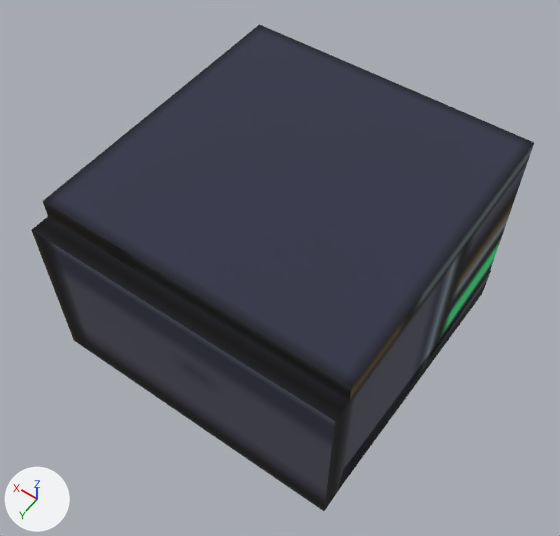
Two versions of the OBJ model src/generated/resources/assets/kuayue/models/block/carriage/freight/nx70/freight_nx70_floor_low.obj, one commit apart.
One viewpoint serves both versions: a 50 mm camera at (-0.377, 0.807, 2.566) aimed at (0.508, -0.431, 0.619). Arrows for +X, +Y and +Z are at lower left; the lights stay in place. Where no turn or scale is listed for an object, it has been applied to the vertices. Vertices at the same position are counted once.
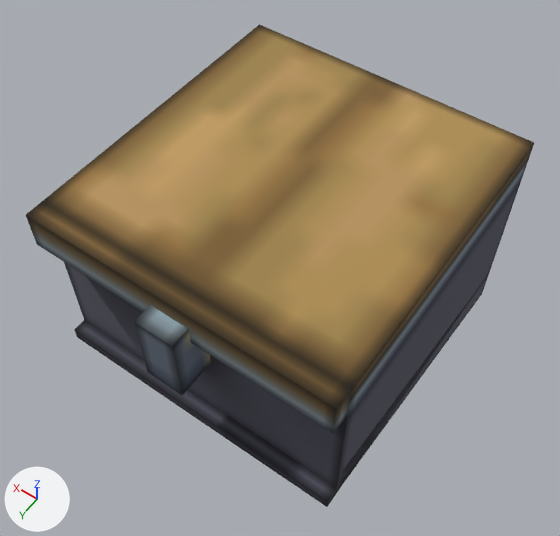
Pixel boxes [x1, y1, x2, y2] of what changed, in the pictures (560 x 536 px; the box of a moved part takes in the faces that stretch with it):
'cube', reshaped: before [31, 24, 534, 511]; after [26, 24, 534, 507]
part 1 of me_cube, added (brown): after [26, 201, 351, 433]
part 2 of me_cube, added (black): after [74, 320, 337, 507]
part 3 of me_cube, added: after [134, 305, 211, 395]
part 4 of me_cube, moved or reshaped: before [31, 159, 529, 511]; after [64, 159, 529, 494]
part 5 of me_cube, surface changed (blue to brown): [43, 24, 534, 400] in both

The edits, one by one:
me_cube is used by ob_cube; location (0.0, 0.0, 0.0).
me_cube had 22 vertices, 18 faces and spanned x 0.0..1.0, y -1.016..0.062, z 0.25..1.0.
me_cube now has 42 vertices, 34 faces and spans x 0.0..1.0, y -1.0..0.125, z 0.25..1.0.
me_cube part 1: a new loose piece, a box spanning x 0.0..1.0, y 0.0..0.063, z 0.875..1.0, in mat_m_cf3e0c68_1ac5_5b58_9af2_440c9b800da6 (picture img_freight_nx70_floor_low).
me_cube part 2: a new loose piece, a box spanning x 0.0..1.0, y 0.0..0.047, z 0.375..0.422, in mat_m_cf3e0c68_1ac5_5b58_9af2_440c9b800da6 (picture img_freight_nx70_floor_low).
me_cube part 3: a new loose piece, a box spanning x 0.438..0.562, y -0.062..0.125, z 0.688..0.938, in mat_m_cf3e0c68_1ac5_5b58_9af2_440c9b800da6 (picture img_freight_nx70_floor_low).
Part 4, on me_cube:
6 vertices are removed from x 0.0..1.0, y -1.016..0.062, z 0.374..0.938.
10 faces are deleted.
2 vertices are added at (0.0, 0.0, 0.375), (1.0, 0.0, 0.375).
8 new faces join them.
me_cube part 5: 9 kept faces spanning x 0.0..1.0, y -1.0..0.0, z 0.25..1.0 get new texture (UV) coordinates.
me_cube no longer uses material mat_none (white #e7e7e7).
